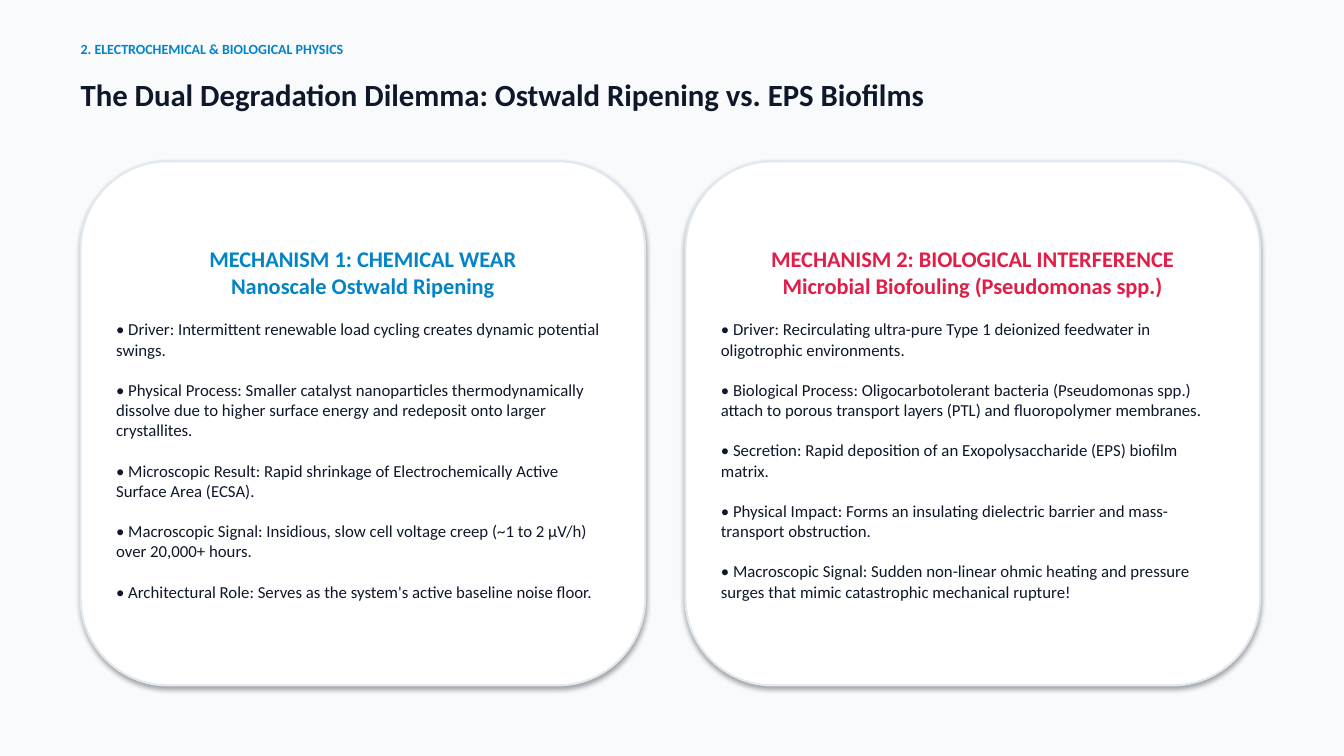
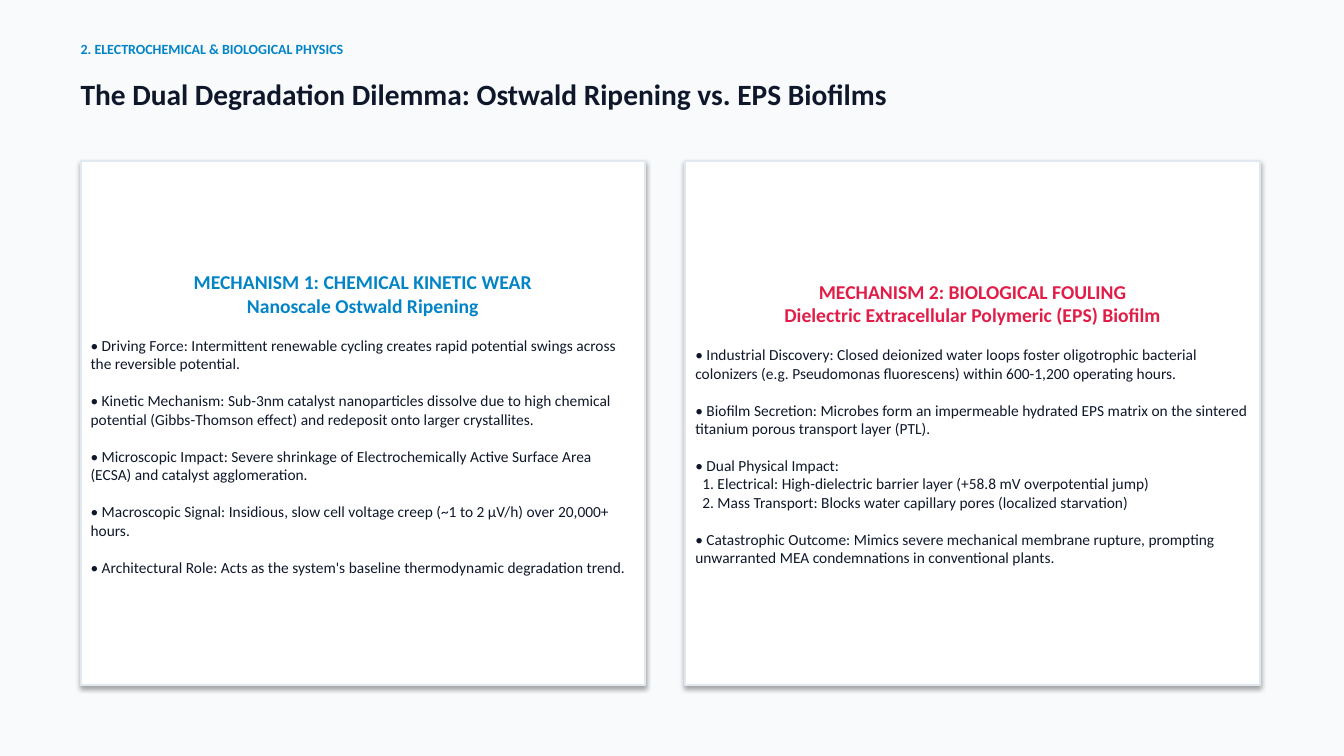
Before and after one commit to SourishSenapati/GreenH2-ML-DT-Revision, a slide deck: slide 6 of presentation/Green_Hydrogen_ML_Presentation.pptx (slide 3 before the commit). Drawn at 1344x756 pixels with LibreOffice and Linux fonts; fonts in the diff are those of the drawing. Boxes give left, top, right and bottom in pixels: in the first picture for what was removed or moved away, otherwise in the second. Text is boxed around its words. In the diff, an @@ line names an element or a change of style, - is before the commit and + after.

Commit message:
feat(deck & docs): harmonize 20-slide presentation deck with website theme and update README with 13-model 3D CAD suite

```diff
--- a/presentation/Green_Hydrogen_ML_Presentation.pptx
+++ b/presentation/Green_Hydrogen_ML_Presentation.pptx
@@ text "The Dual Degradation Dilemma: Ostwald ..." at [81, 84, 887, 110]: size 22 to 21 pt @@
@@ rectangle "MECHANISM 1: CHEMICAL KINETIC WEAR ..." at [81, 161, 645, 686]: rounded rectangle to rectangle @@
@@ rectangle "MECHANISM 2: BIOLOGICAL FOULING Dielectric ..." at [686, 161, 1260, 686]: rounded rectangle to rectangle @@
@@ text in rectangle at [91, 276, 625, 576]: text changed; size 12 to 11 pt @@
-MECHANISM 1: CHEMICAL WEAR
-Nanoscale Ostwald Ripening
-• Driver: Intermittent renewable load cycling creates dynamic potential swings.
-• Physical Process: Smaller catalyst nanoparticles thermodynamically dissolve due to higher surface energy and redeposit onto larger crystallites.
-• Microscopic Result: Rapid shrinkage of Electrochemically Active Surface Area (ECSA).
-• Macroscopic Signal: Insidious, slow cell voltage creep (~1 to 2 µV/h) over 20,000+ hours.
-• Architectural Role: Serves as the system's active baseline noise floor.
+MECHANISM 1: CHEMICAL KINETIC WEAR
+Nanoscale Ostwald Ripening
+• Driving Force: Intermittent renewable cycling creates rapid potential swings across the reversible potential.
+• Kinetic Mechanism: Sub-3nm catalyst nanoparticles dissolve due to high chemical potential (Gibbs-Thomson effect) and redeposit onto larger crystallites.
+• Microscopic Impact: Severe shrinkage of Electrochemically Active Surface Area (ECSA) and catalyst agglomeration.
+• Macroscopic Signal: Insidious, slow cell voltage creep (~1 to 2 µV/h) over 20,000+ hours.
+• Architectural Role: Acts as the system's baseline thermodynamic degradation trend.
@@ text in rectangle at [695, 286, 1247, 566]: text changed; size 12 to 11 pt @@
-MECHANISM 2: BIOLOGICAL INTERFERENCE
-Microbial Biofouling (Pseudomonas spp.)
-• Driver: Recirculating ultra-pure Type 1 deionized feedwater in oligotrophic environments.
-• Biological Process: Oligocarbotolerant bacteria (Pseudomonas spp.) attach to porous transport layers (PTL) and fluoropolymer membranes.
-• Secretion: Rapid deposition of an Exopolysaccharide (EPS) biofilm matrix.
-• Physical Impact: Forms an insulating dielectric barrier and mass-transport obstruction.
-• Macroscopic Signal: Sudden non-linear ohmic heating and pressure surges that mimic catastrophic mechanical rupture!
+MECHANISM 2: BIOLOGICAL FOULING
+Dielectric Extracellular Polymeric (EPS) Biofilm
+• Industrial Discovery: Closed deionized water loops foster oligotrophic bacterial colonizers (e.g. Pseudomonas fluorescens) within 600-1,200 operating hours.
+• Biofilm Secretion: Microbes form an impermeable hydrated EPS matrix on the sintered titanium porous transport layer (PTL).
+• Dual Physical Impact:
+1. Electrical: High-dielectric barrier layer (+58.8 mV overpotential jump)
+2. Mass Transport: Blocks water capillary pores (localized starvation)
+• Catastrophic Outcome: Mimics severe mechanical membrane rupture, prompting unwarranted MEA condemnations in conventional plants.
```
Also in this commit, not shown: 2 other slides changed, 17 slides added, 12 slides removed, 4 other files.
